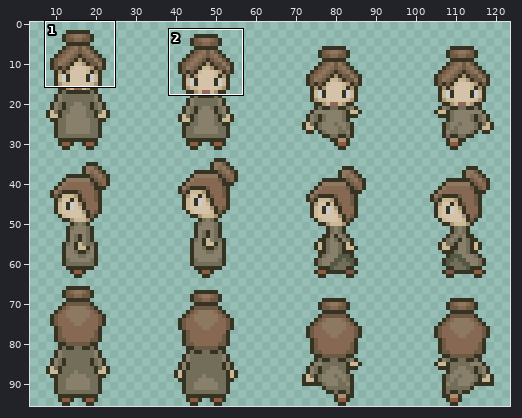
Pixel-art file: assets/01_characters/03_pnjs/henrietteRochat.aseprite. The picture above shows the old version from afar; the outline marks the close-up.
Close-up. Before the edit:
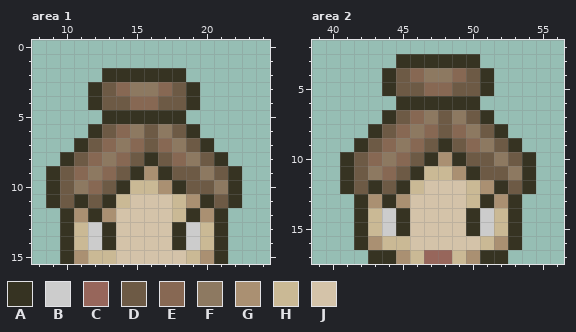
128x96 pixels, 1 frame. Shown: area 1: x 8..24, y 0..15; area 2: x 39..56, y 2..17. The wide view leaves out empty margins. The commit also changed other parts of the picture, which this record leaves out.
Palette (. is transparent): A #363322  B #cccccc  C #97665b  D #6d5a45  E #876853  F #8d7961  G #aa9072  H #cab995  J #d4c3a9
Pixels before, area 1, first column x 9:
 2 ....AAAAAA....
 3 ...ADEFFEDA...
 4 ...ADDEEDDA...
 5 ....AAAAAA....
 6 ...ADEFDFDA...
 7 ..ADEFEDEFDA..
 8 .ADEFEDADEFDA.
 9 ADEFEDAGADDFDA
10 ADFEDAHHGADDFA
11 ADADAHJJJHGADA
12 .AGAGJJJJHAGA.
13 .AHBAJJJJABHA.
14 .AHBAJJJJABHA.
15 .AGHHJJJJJHGA.
Pixels before, area 2, first column x 41:
 3 ....AAAAAA....
 4 ...ADEFFEDA...
 5 ...ADDEEDDA...
 6 ....AAAAAA....
 7 ...ADEFDFDA...
 8 ..ADEFEDEFDA..
 9 .ADEFEDADEFDA.
10 ADEFEDAGADDFDA
11 ADFEDAHHGADDFA
12 ADADAHJJJHGADA
13 .AGAGJJJJHAGA.
14 .AHBAJJJJABHA.
15 .AHBAJJJJABHA.
16 .AGHHJJJJJHGA.
17 ..AAGHCCHGAA..
And afterwards:
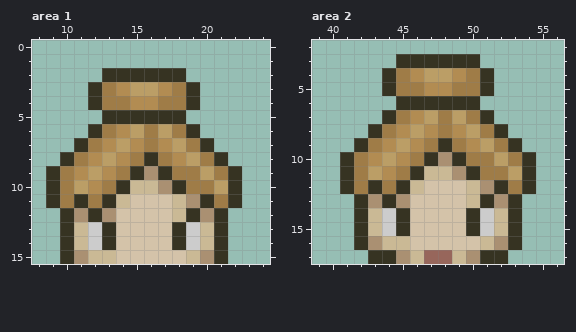
The edit:
colour D: #6d5a45 -> #9f7c47
colour E: #876853 -> #b28c52
colour F: #8d7961 -> #bb9e66
Boxes around the changes in both close-ups, in picture pixels (x1, y1, x2, y2):
changed: (60, 82, 228, 208)
changed: (354, 68, 522, 194)
